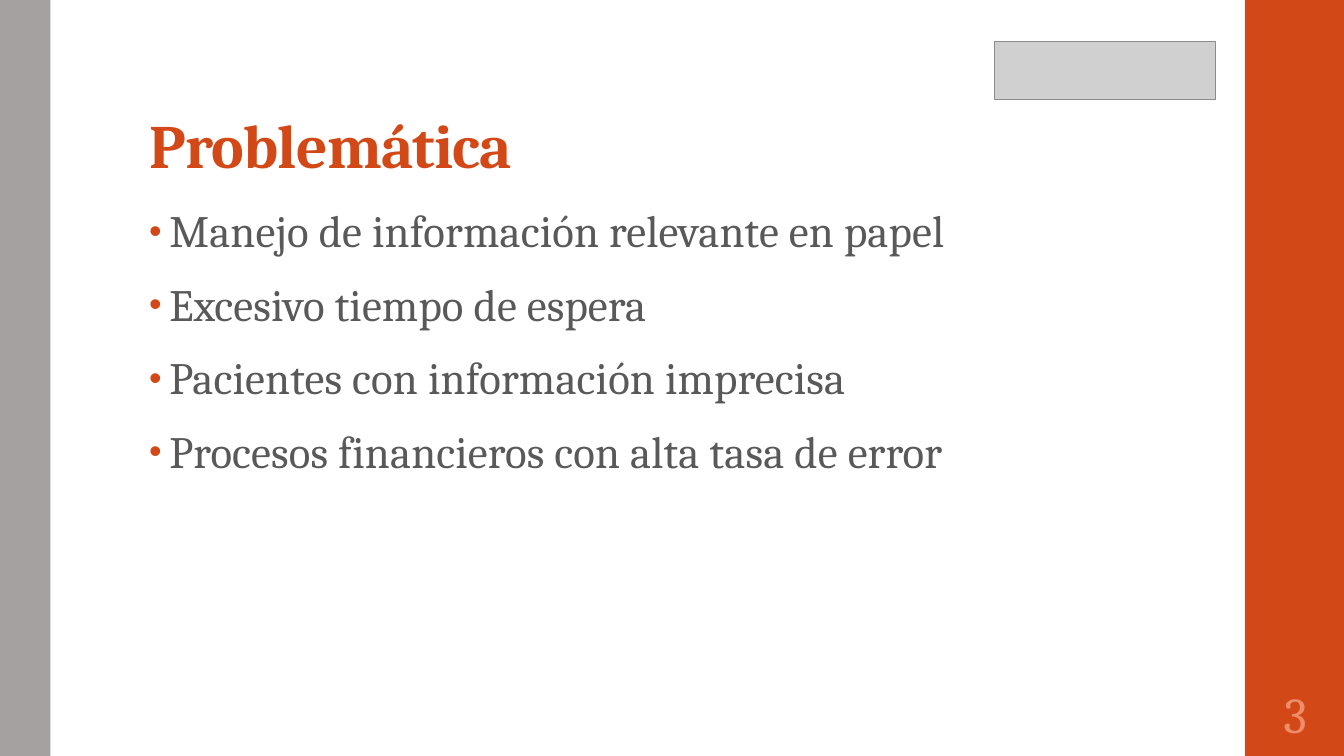
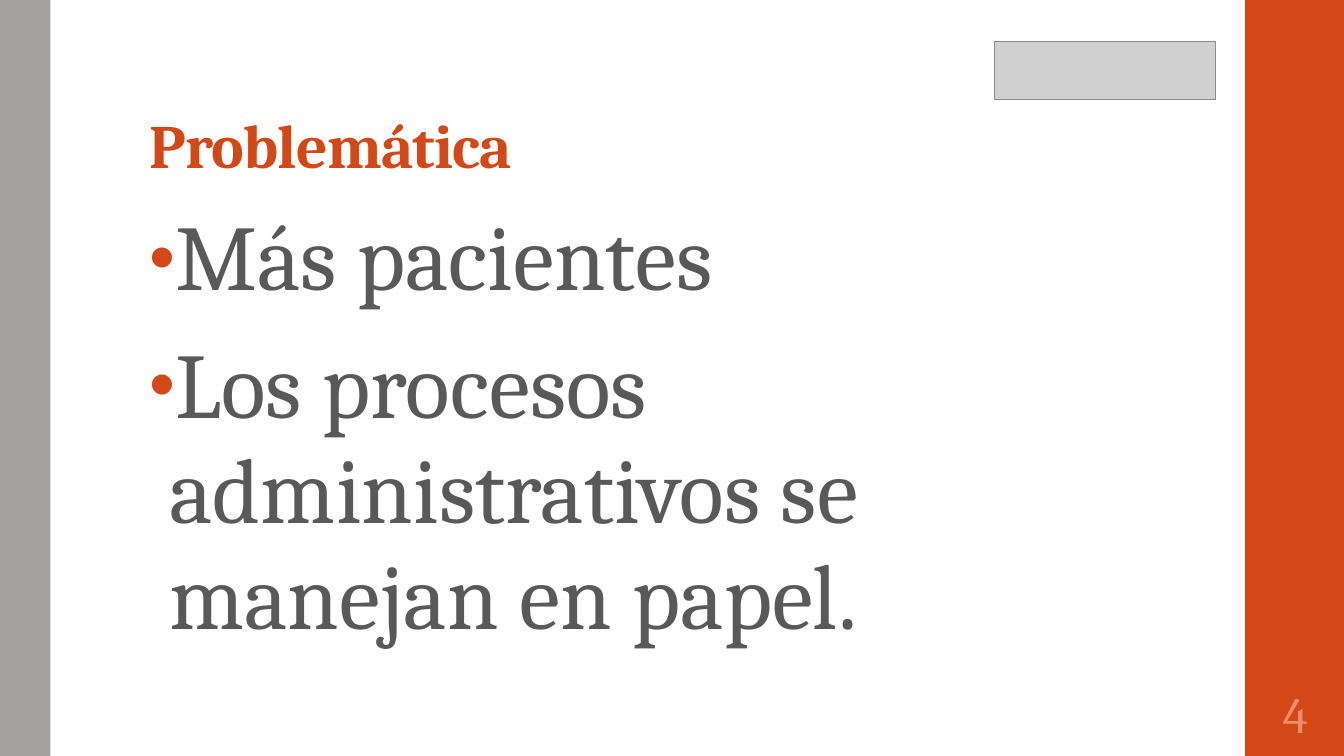
Before and after one commit to portafolio2016/hipocrates, a slide deck: slide 5 of presentación segunda iteración.pptx (slide 4 before the commit). Drawn at 1344x756 pixels with LibreOffice and Linux fonts; fonts in the diff are those of the drawing; grey boxes stand for pictures. Boxes give left, top, right and bottom in pixels: in the first picture for what was removed or moved away, otherwise in the second. Text is boxed around its words. In the diff, an @@ line names an element or a change of style, - is before the commit and + after.

```diff
--- a/presentación segunda iteración.pptx
+++ b/presentación segunda iteración.pptx
@@ text at [169, 225, 858, 648]: text changed; size 32 to 66 pt @@
-• Manejo de información relevante en papel
-• Excesivo tiempo de espera
-• Pacientes con información imprecisa
-• Procesos financieros con alta tasa de error
+• Más pacientes
+• Los procesos administrativos se manejan en papel.
@@ page number at [1283, 699, 1308, 733]: text changed @@
-3
+4
```
Also in this commit, not shown: 9 other slides changed, 2 slides added, 1 slide removed, 1 other file.
